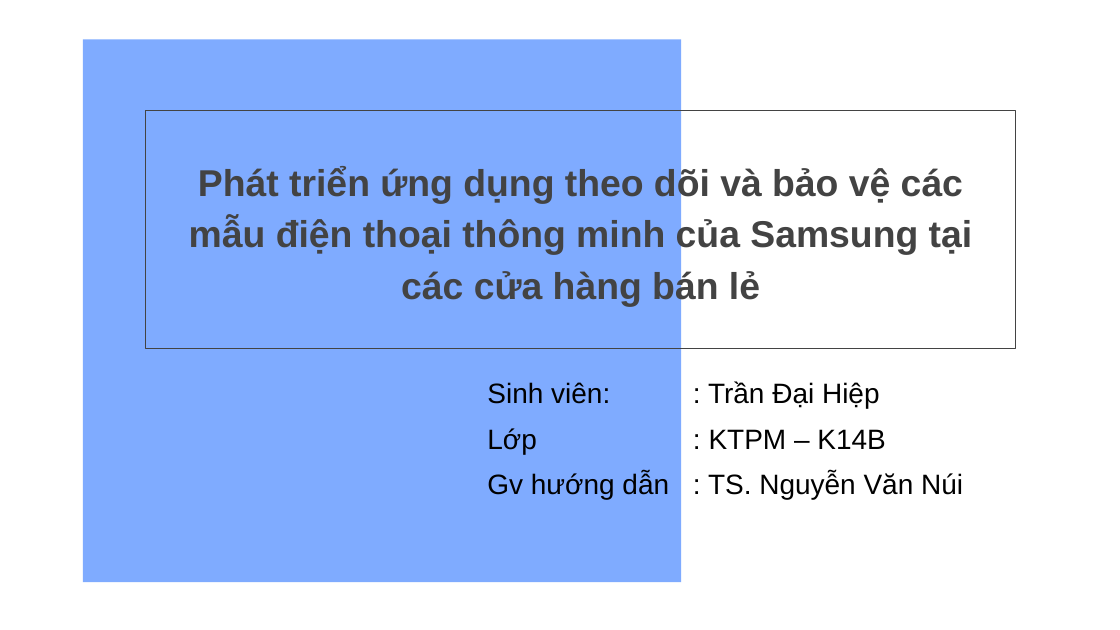
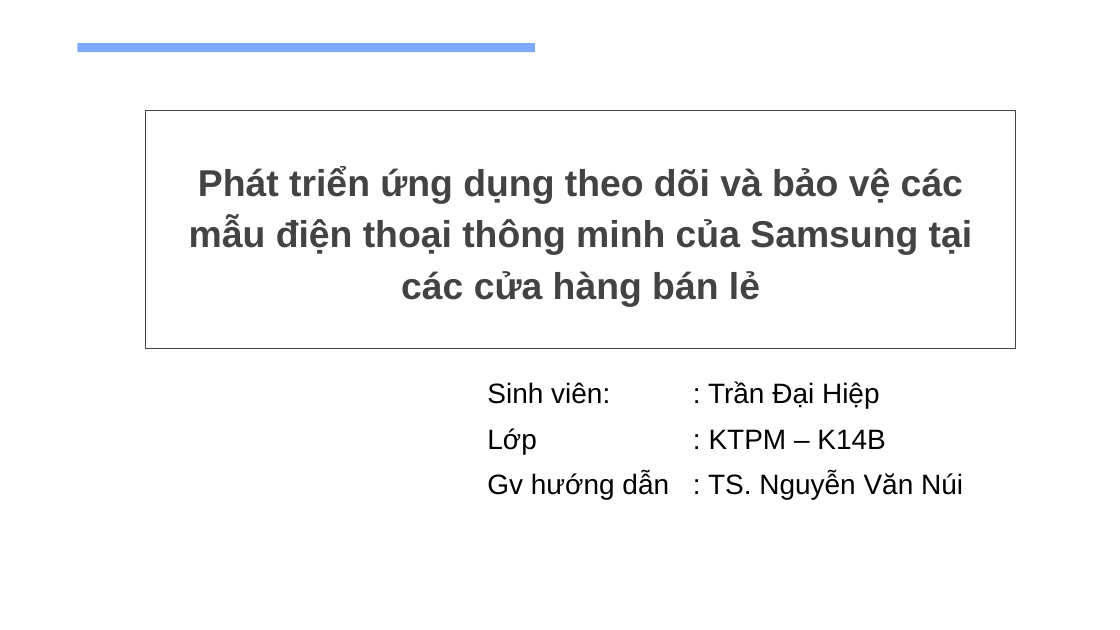
Before and after one commit to daihieptn97/share, a slide deck: slide 1 of Minimal Charm Blue variant.pptx. Drawn at 1120x630 pixels with LibreOffice and Linux fonts; fonts in the diff are those of the drawing. Boxes give left, top, right and bottom in pixels: in the first picture for what was removed or moved away, otherwise in the second. Text is boxed around its words. In the diff, an @@ line names an element or a change of style, - is before the commit and + after.

Commit message:
fix pp

```diff
--- a/Minimal Charm Blue variant.pptx
+++ b/Minimal Charm Blue variant.pptx
@@ rectangle added at (77,44,535,53), fill #7FABFF @@
@@ rectangle removed at (83,39,681,582) @@
```
Also in this commit, not shown: 1 other slide changed.
